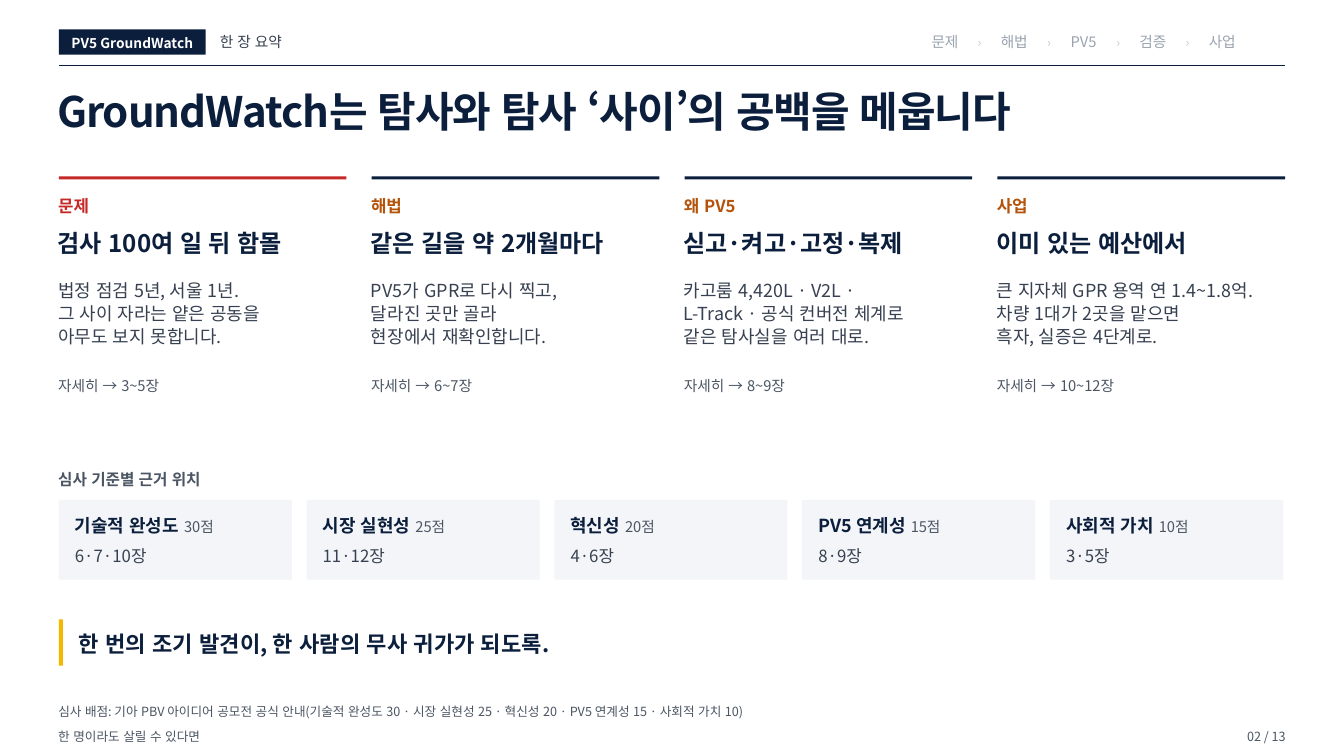
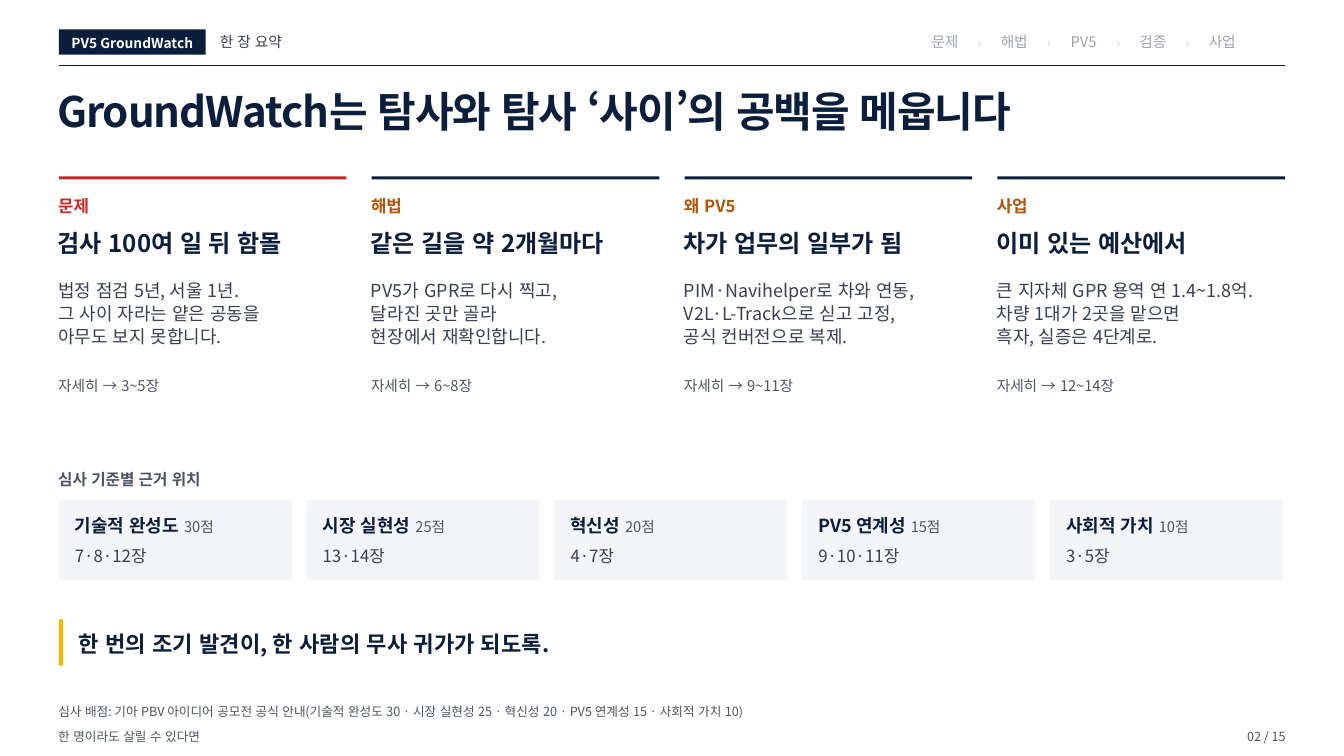
Before and after one commit to woojin-choe/pv5-hose-lab, a slide deck: slide 2 of ppt_all/PV5_GroundWatch_10_22.pptx. Drawn at 1344x756 pixels with LibreOffice and Linux fonts; fonts in the diff are those of the drawing. Boxes give left, top, right and bottom in pixels: in the first picture for what was removed or moved away, otherwise in the second. Text is boxed around its words. In the diff, an @@ line names an element or a change of style, - is before the commit and + after.

```diff
--- a/ppt_all/PV5_GroundWatch_10_22.pptx
+++ b/ppt_all/PV5_GroundWatch_10_22.pptx
@@ text at bbox=[684, 231, 903, 255]: text changed @@
-싣고·켜고·고정·복제
+차가 업무의 일부가 됨
@@ text at bbox=[684, 282, 914, 345]: text changed @@
-카고룸 4,420L · V2L ·
-L-Track · 공식 컨버전 체계로
-같은 탐사실을 여러 대로.
+PIM·Navihelper로 차와 연동,
+V2L·L-Track으로 싣고 고정,
+공식 컨버전으로 복제.
@@ text at bbox=[371, 379, 472, 392]: text changed @@
-자세히 → 6~7장
+자세히 → 6~8장
@@ text at bbox=[684, 379, 793, 392]: text changed @@
-자세히 → 8~9장
+자세히 → 9~11장
@@ text at bbox=[997, 379, 1114, 392]: text changed @@
-자세히 → 10~12장
+자세히 → 12~14장
@@ text at bbox=[75, 548, 147, 564]: text changed @@
-6·7·10장
+7·8·12장
@@ text at bbox=[323, 548, 385, 564]: text changed @@
-11·12장
+13·14장
@@ text at bbox=[571, 548, 615, 564]: text changed @@
-4·6장
+4·7장
@@ text at bbox=[818, 548, 899, 564]: text changed @@
-8·9장
+9·10·11장
@@ text at bbox=[1247, 731, 1286, 741]: text changed @@
-02 / 13
+02 / 15
```
Also in this commit, not shown: 11 other slides changed, 2 slides added, 55 other files.
